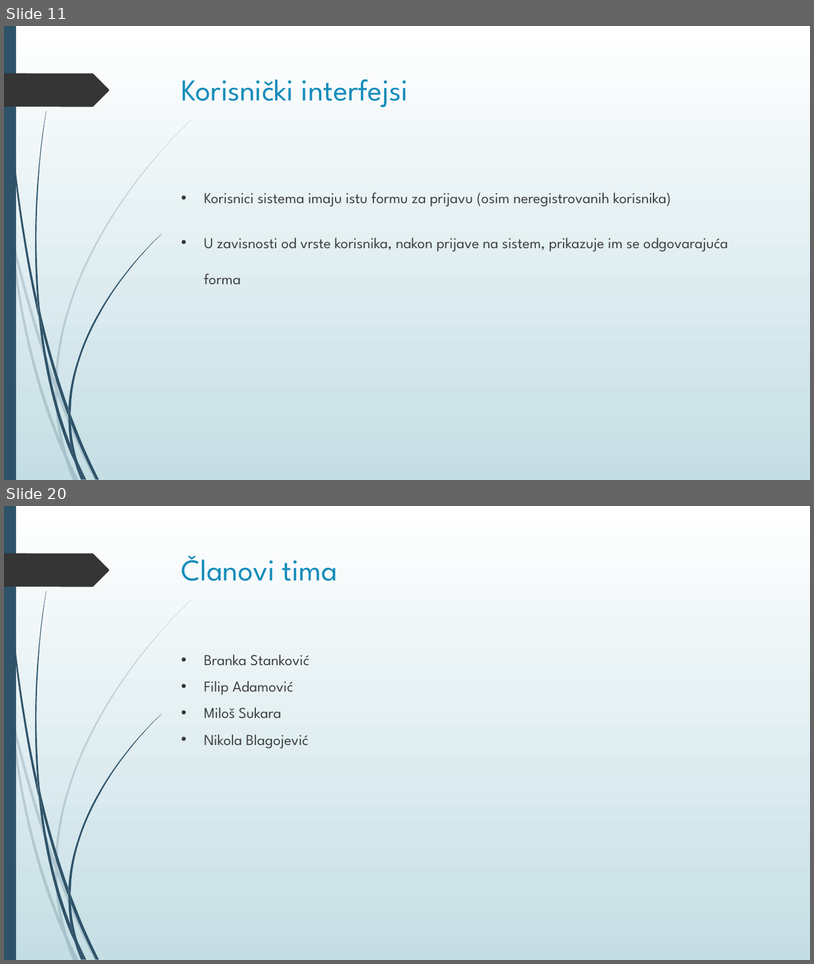
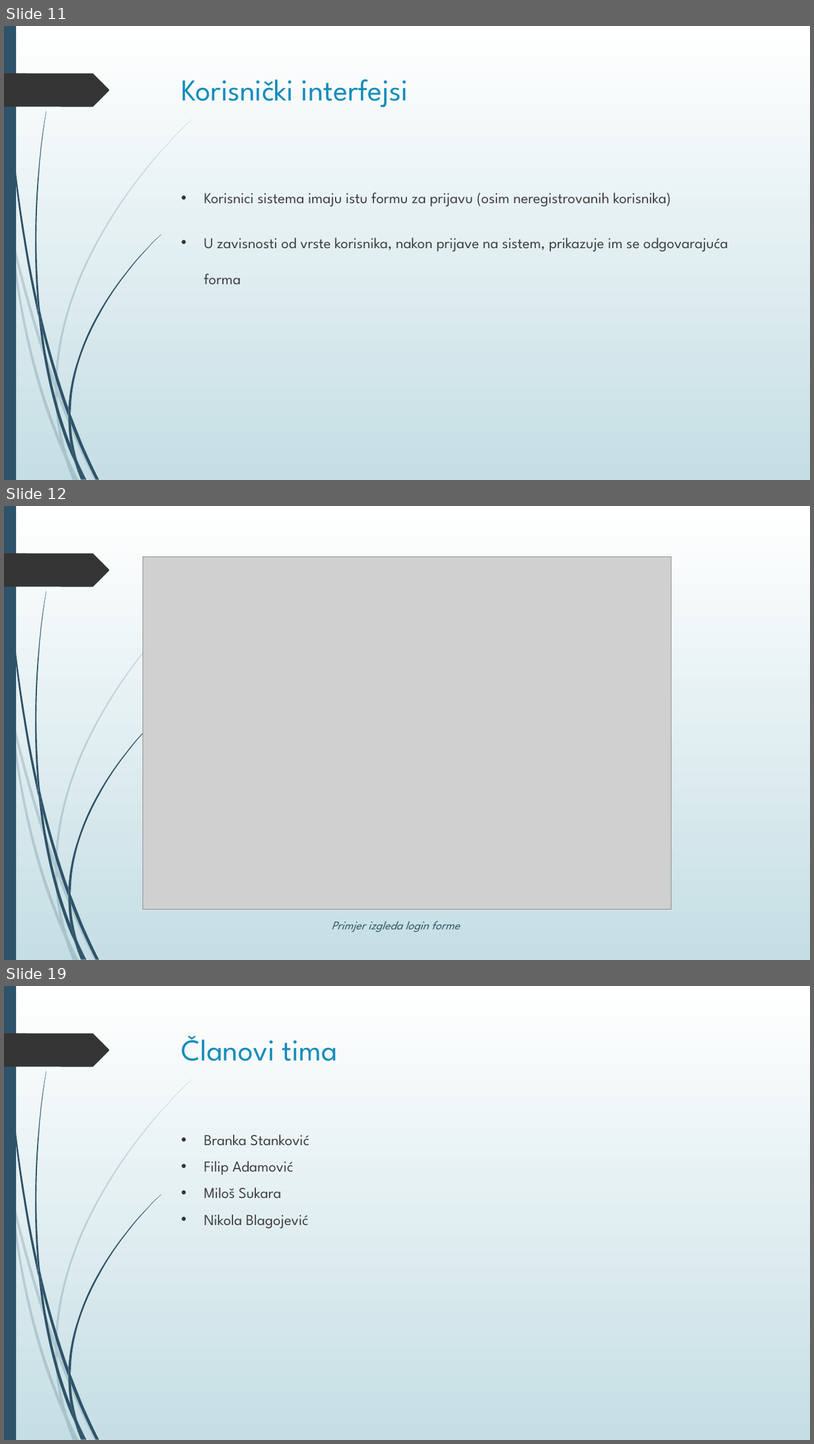
Before and after one commit to BNikola/ticketeer_old, a slide deck: Ticketeer.pptx. Shown one above the other, each under a label of ours: slides 11 and 20 before the commit, slides 11, 12 and 19 after it; the slides between them are not shown. The pictures are 814x964 and 814x1444 pixels, drawn with LibreOffice and Linux fonts; fonts in the diff are those of the drawing; grey boxes stand for pictures. Boxes give left, top, right and bottom in pixels: in the first picture for what was removed or moved away, otherwise in the second. Text is boxed around its words. In the diff, an @@ line names an element or a change of style, - is before the commit and + after.

```diff
--- a/Ticketeer.pptx
+++ b/Ticketeer.pptx
@@ slide 12 added at (4, 506, 810, 960), background gradient #FFFFFF to #C5DEE5; not listed: 24 template elements that a slide beside it also shows @@
@@ picture added at (143, 557, 671, 909) @@
@@ text added at (332, 921, 460, 932), 14 pt, text #2E5369, italic @@
+Primjer izgleda login forme
@@ what was slide 20 is now slide 19 @@
```
Also in this commit, not shown: 6 slides changed, 2 other slides added, 4 slides removed, 22 other files.
